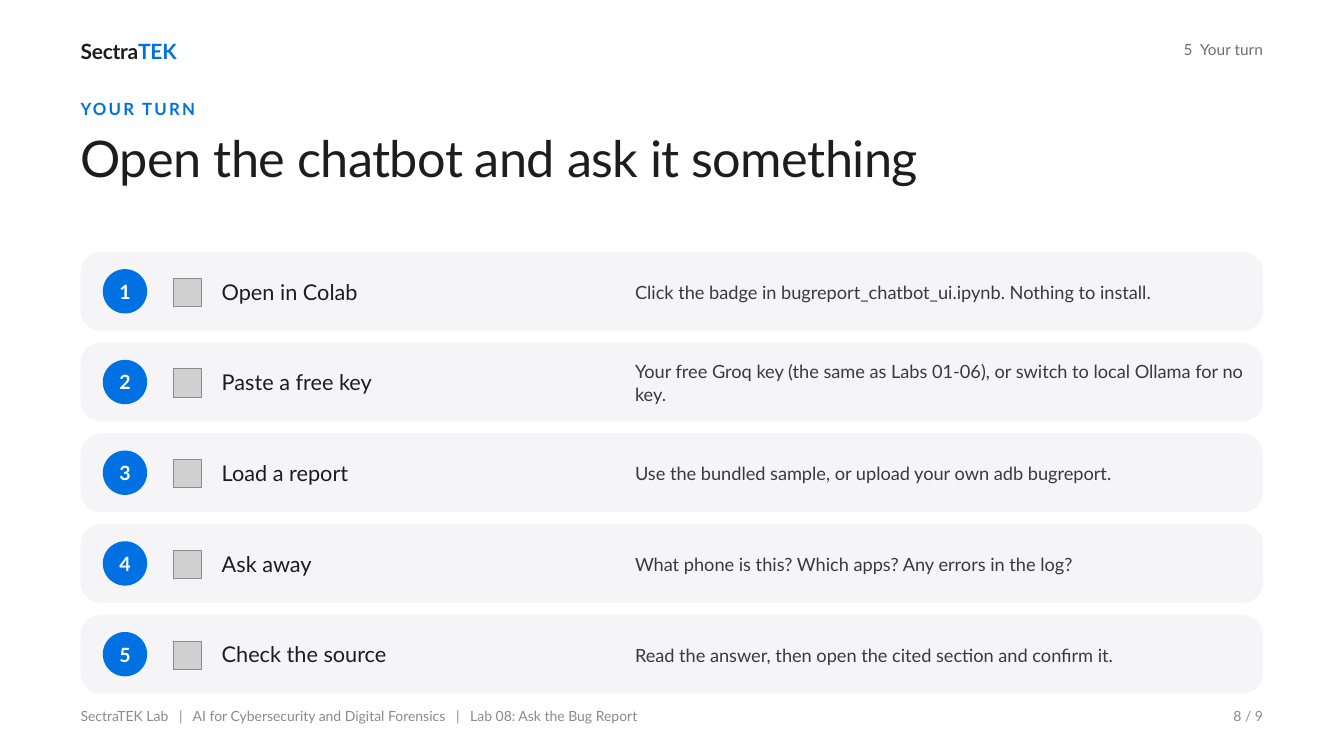
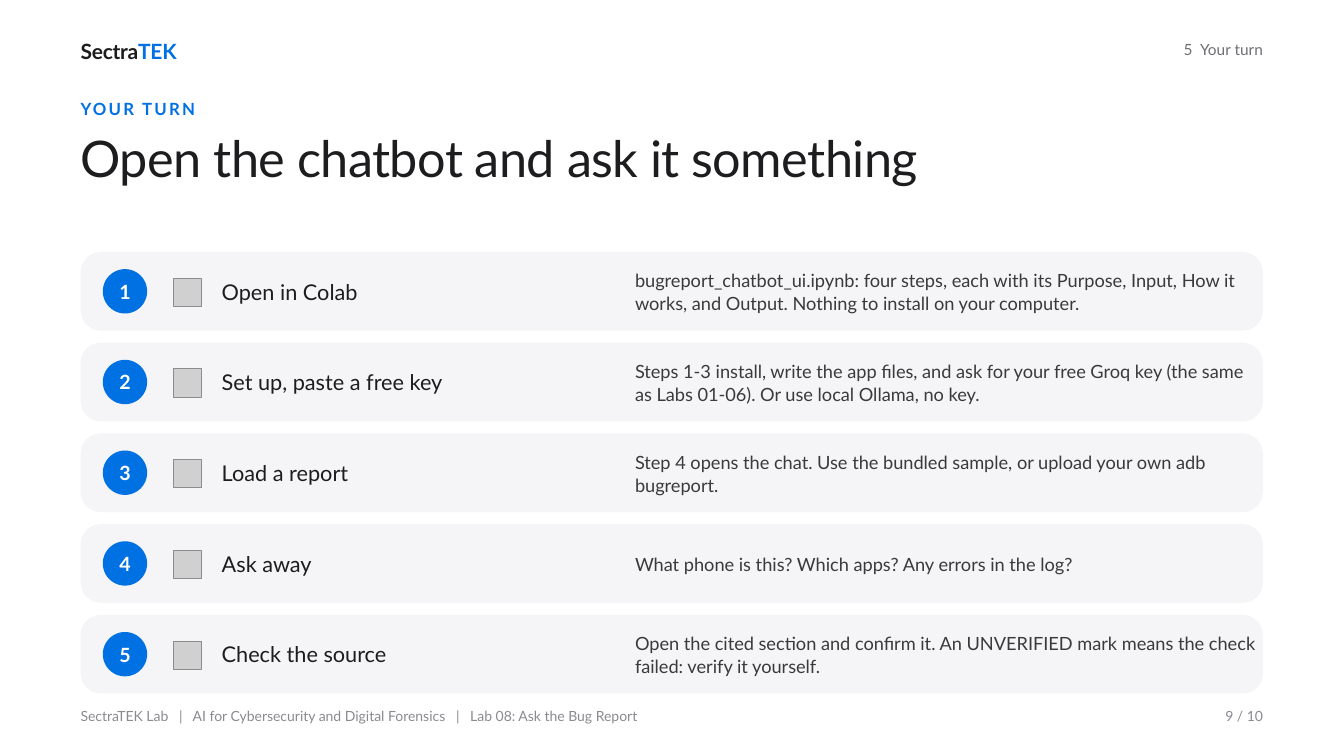
Before and after one commit to danjethh/sectratek-AI-Lab, a slide deck: slide 9 of lab08_llm_bug_report_chatbot/slides/SectraTEK_Lab08_BugReport.pptx (slide 8 before the commit). Drawn at 1344x756 pixels with LibreOffice and Linux fonts; fonts in the diff are those of the drawing; grey boxes stand for pictures. Boxes give left, top, right and bottom in pixels: in the first picture for what was removed or moved away, otherwise in the second. Text is boxed around its words. In the diff, an @@ line names an element or a change of style, - is before the commit and + after.

```diff
--- a/lab08_llm_bug_report_chatbot/slides/SectraTEK_Lab08_BugReport.pptx
+++ b/lab08_llm_bug_report_chatbot/slides/SectraTEK_Lab08_BugReport.pptx
@@ text at [635,273,1235,314]: text changed @@
-Click the badge in bugreport_chatbot_ui.ipynb. Nothing to install.
+bugreport_chatbot_ui.ipynb: four steps, each with its Purpose, Input, How it works, and Output. Nothing to install on your computer.
@@ text at [222,374,443,394]: text changed @@
-Paste a free key
+Set up, paste a free key
@@ text at [635,364,1243,404]: text changed @@
-Your free Groq key (the same as Labs 01-06), or switch to local Ollama for no key.
+Steps 1-3 install, write the app files, and ask for your free Groq key (the same as Labs 01-06). Or use local Ollama, no key.
@@ text at [635,455,1205,496]: text changed @@
-Use the bundled sample, or upload your own adb bugreport.
+Step 4 opens the chat. Use the bundled sample, or upload your own adb bugreport.
@@ text at [635,636,1255,676]: text changed @@
-Read the answer, then open the cited section and confirm it.
+Open the cited section and confirm it. An UNVERIFIED mark means the check failed: verify it yourself.
@@ text at [1225,711,1263,721]: text changed @@
-8 / 9
+9 / 10
```
Also in this commit, not shown: 7 other slides changed, 1 slide added, 27 other files.
